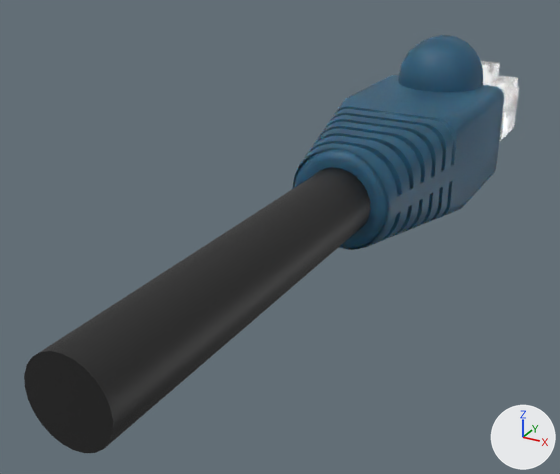
Before and after pictures for a commit that changed the Blender file blender-models/plug-generic-ethernet/PLUG_GENERIC_ETHERNET.blend.
Camera for both pictures: a camera (50 mm lens) standing at (26.0, -98.4, 25.3) and looking at (-4.7, -42.7, -2.6). Every picture has the same lights, and +X, +Y and +Z are marked at lower right. The older version comes first.

Objects in the first picture: 'SHAPE_9_IndexedFaceSet'.
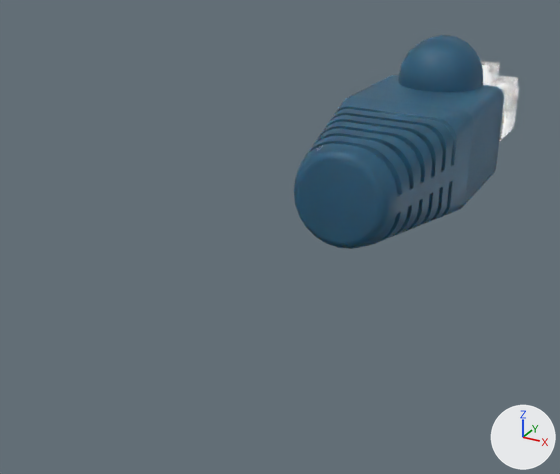
Where the change shows, as pixel boxes (x1, y1, x2, y2) in the pictures (560 x 474 px):
'SHAPE_9_IndexedFaceSet', reshaped (56% narrower, 49% shorter): before (24, 35, 504, 453); after (294, 35, 504, 249)
part 1 of me_shape_9_indexedfaceset_001, deleted: before (24, 167, 370, 453)
part 2 of me_shape_9_indexedfaceset_001, deleted (blue): before (292, 143, 409, 250)

Diff of the bpy script that builds the scene:
```diff
--- a/blender-models/plug-generic-ethernet/PLUG_GENERIC_ETHERNET.blend.py
+++ b/blender-models/plug-generic-ethernet/PLUG_GENERIC_ETHERNET.blend.py
@@ me_shape_9_indexedfaceset_001 @@
 # used by ob_shape_9_indexedfaceset; location = (0.0, 0.0, 0.0)
-me_shape_9_indexedfaceset_001.from_pydata(...)  # 4169 vertices, 4767 faces, 24 loose edges; spans x -7.0..7.0, y -74.2..0.1, z -4.3..11.2
+me_shape_9_indexedfaceset_001.from_pydata(...)  # 3239 vertices, 2270 faces; spans x -7.0..7.0, y -41.0..0.1, z -4.3..11.2
+# me_shape_9_indexedfaceset_001 part 1: the loose piece of 197 vertices spanning x -3.5..3.5, y -74.2..-17.5, z -2.6..4.5 is deleted
+# me_shape_9_indexedfaceset_001 part 2: 154 vertices removed from x -4.7..4.7, y -41.0..-40.0, z -3.6..5.6
+# other edits to the shape of me_shape_9_indexedfaceset_001 do not show in these pictures
 me_shape_9_indexedfaceset_001.materials.append(mat_acrylic_glass)
 me_shape_9_indexedfaceset_001.materials.append(mat_plastic_blue)
-me_shape_9_indexedfaceset_001.materials.append(mat_plastic_matte_black)
 me_shape_9_indexedfaceset_001.materials.append(mat_metal_pins)
```
